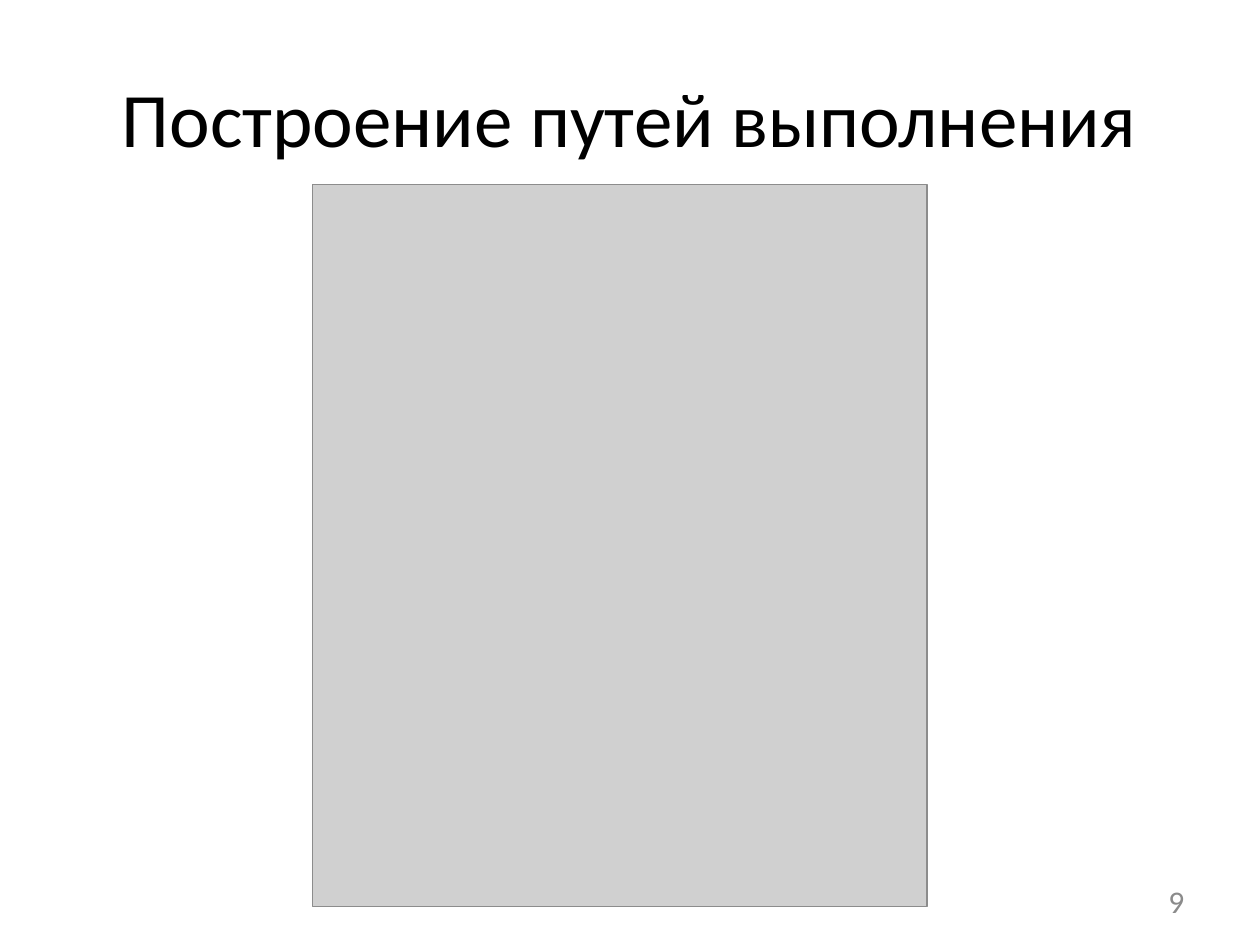
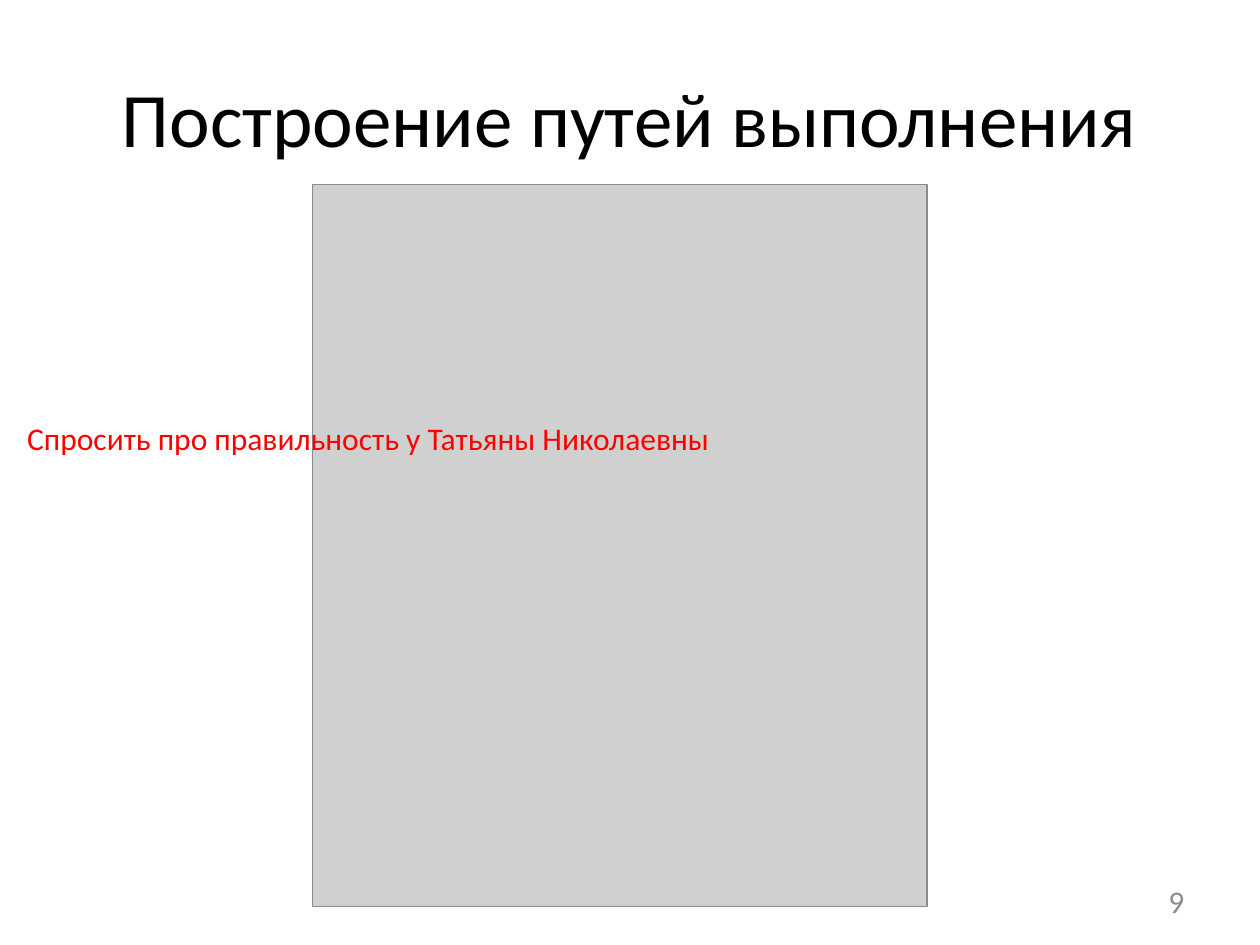
Before and after one commit to afrolovskiy/diplom, a slide deck: slide 9 of presentations/diplom/static race detection.pptx. Drawn at 1260x945 pixels with LibreOffice and Linux fonts; fonts in the diff are those of the drawing; grey boxes stand for pictures. Boxes give left, top, right and bottom in pixels: in the first picture for what was removed or moved away, otherwise in the second. Text is boxed around its words. In the diff, an @@ line names an element or a change of style, - is before the commit and + after.

```diff
--- a/presentations/diplom/static race detection.pptx
+++ b/presentations/diplom/static race detection.pptx
@@ text added at <box>27,424,709,458</box>, 18 pt, text #FF0000 @@
+Спросить про правильность у Татьяны Николаевны
```
Also in this commit, not shown: 6 other slides changed, 7 other files.
